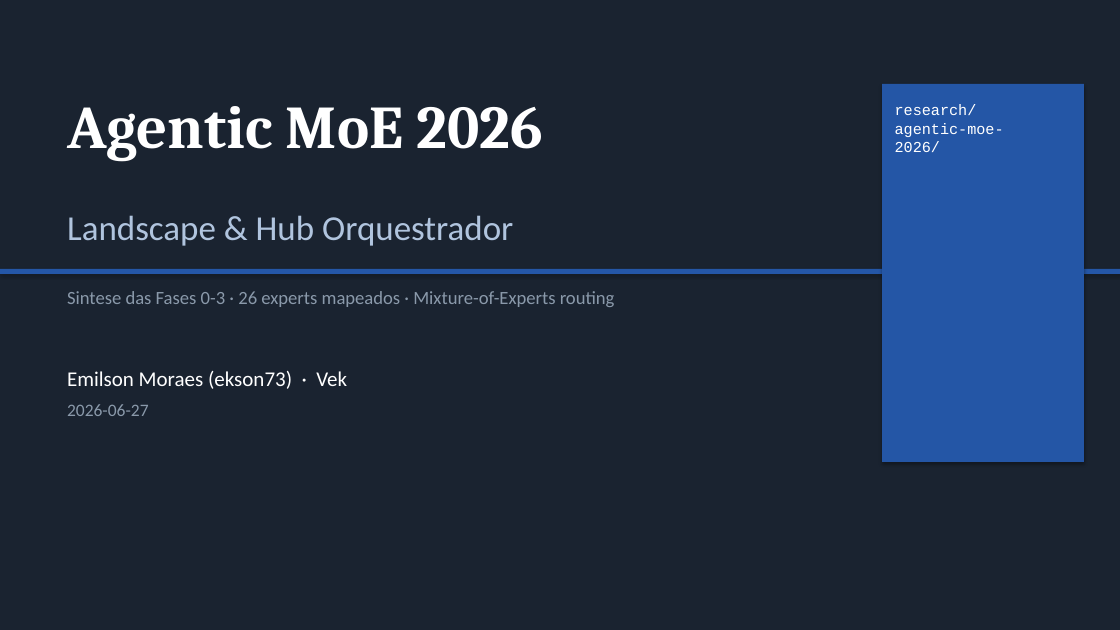
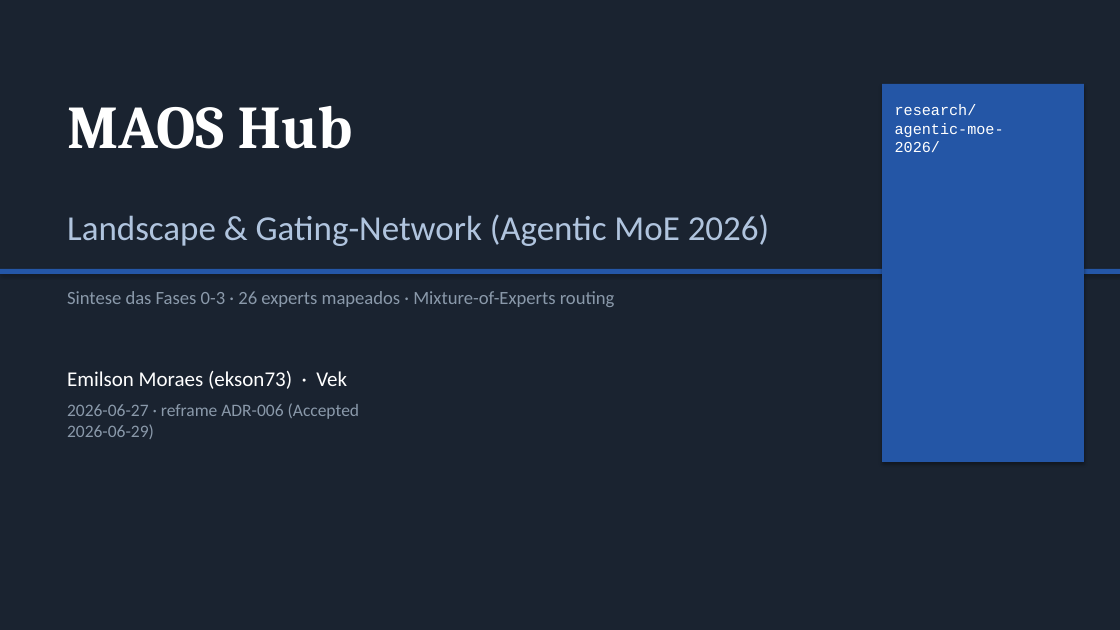
Before and after one commit to ekson73/multi-agent-os, a slide deck: slide 1 of research/agentic-moe-2026/20260627-exec-deck.pptx. Drawn at 1120x630 pixels with LibreOffice and Linux fonts; fonts in the diff are those of the drawing. Boxes give left, top, right and bottom in pixels: in the first picture for what was removed or moved away, otherwise in the second. Text is boxed around its words. In the diff, an @@ line names an element or a change of style, - is before the commit and + after.

```diff
--- a/research/agentic-moe-2026/20260627-exec-deck.pptx
+++ b/research/agentic-moe-2026/20260627-exec-deck.pptx
@@ text at [67, 106, 353, 149]: text changed @@
-Agentic MoE 2026
+MAOS Hub
@@ text at [67, 214, 769, 246]: text changed @@
-Landscape & Hub Orquestrador
+Landscape & Gating-Network (Agentic MoE 2026)
@@ text at [67, 403, 360, 439]: text changed @@
-2026-06-27
+2026-06-27 · reframe ADR-006 (Accepted 2026-06-29)
```
Also in this commit, not shown: 11 other files.
